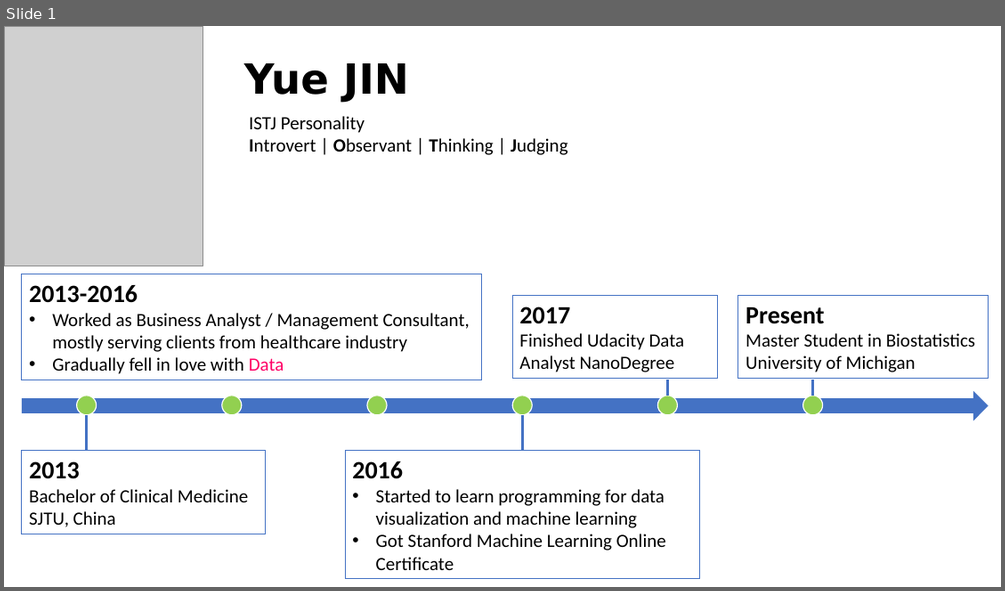
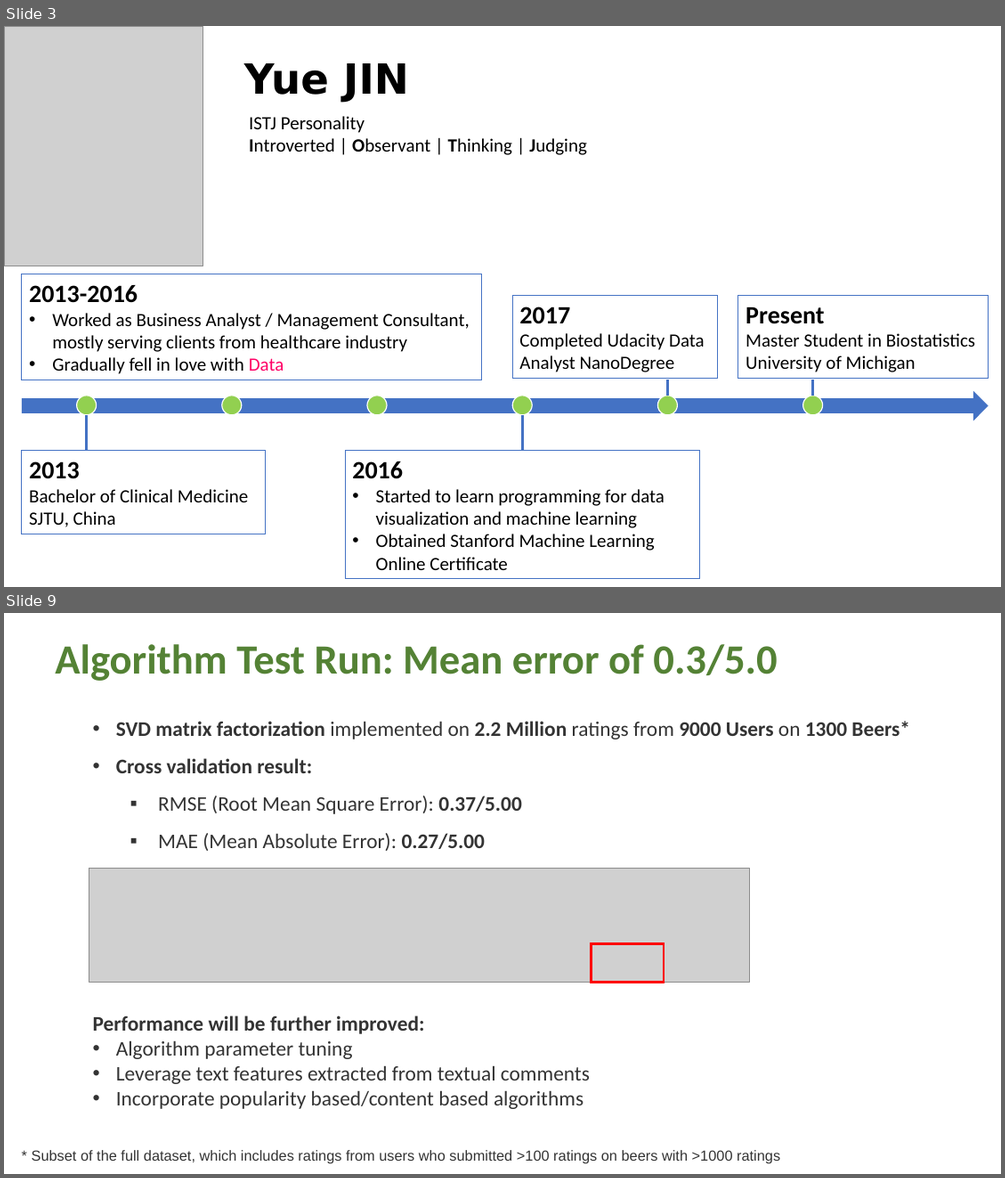
Before and after one commit to yjin910517/data_incubator, a slide deck: presentation.pptx. Shown one above the other, each under a label of ours: slide 1 before the commit, slides 3 and 9 after it; the slides between them are not shown. The pictures are 1005x591 and 1005x1178 pixels, drawn with LibreOffice and Linux fonts; fonts in the diff are those of the drawing; grey boxes stand for pictures. Boxes give left, top, right and bottom in pixels: in the first picture for what was removed or moved away, otherwise in the second. Text is boxed around its words. In the diff, an @@ line names an element or a change of style, - is before the commit and + after.

```diff
--- a/presentation.pptx
+++ b/presentation.pptx
@@ slide 9 added at [4,613,1001,1174], background #FFFFFF @@
@@ text added at [55,644,777,681], 40 pt, text #548235, bold @@
+Algorithm Test Run: Mean error of 0.3/5.0
@@ text added at [116,721,910,851], 20 pt, text #333333, bold @@
+• SVD matrix factorization implemented on 2.2 Million ratings from 9000 Users on 1300 Beers*
+• Cross validation result:
+  ▪ RMSE (Root Mean Square Error): 0.37/5.00
+  ▪ MAE (Mean Absolute Error): 0.27/5.00
@@ picture added at [89,868,750,982] @@
@@ rectangle added at [591,944,663,982], outline #FF0000 2.25 pt @@
@@ text added at [93,1015,590,1109], 20 pt, text #333333 @@
+Performance will be further improved:
+• Algorithm parameter tuning
+• Leverage text features extracted from textual comments
+• Incorporate popularity based/content based algorithms
@@ text added at [32,1150,780,1164], 14 pt, text #333333 @@
+* Subset of the full dataset, which includes ratings from users who submitted >100 ratings on beers with >1000 ratings
@@ what was slide 1 is now slide 3 @@
@@ slide 3 changed as well @@
@@ text at [249,138,587,155]: text changed @@
-Introvert | Observant | Thinking | Judging
+Introverted | Observant | Thinking | Judging
@@ text in rectangle at [519,333,704,372]: text changed @@
-Finished Udacity Data Analyst NanoDegree
+Completed Udacity Data Analyst NanoDegree
@@ text in rectangle at [376,533,654,570]: text changed @@
-• Got Stanford Machine Learning Online Certificate
+• Obtained Stanford Machine Learning Online Certificate
```
Also in this commit, not shown: 1 other slide changed, 7 other slides added, 6 other files.
